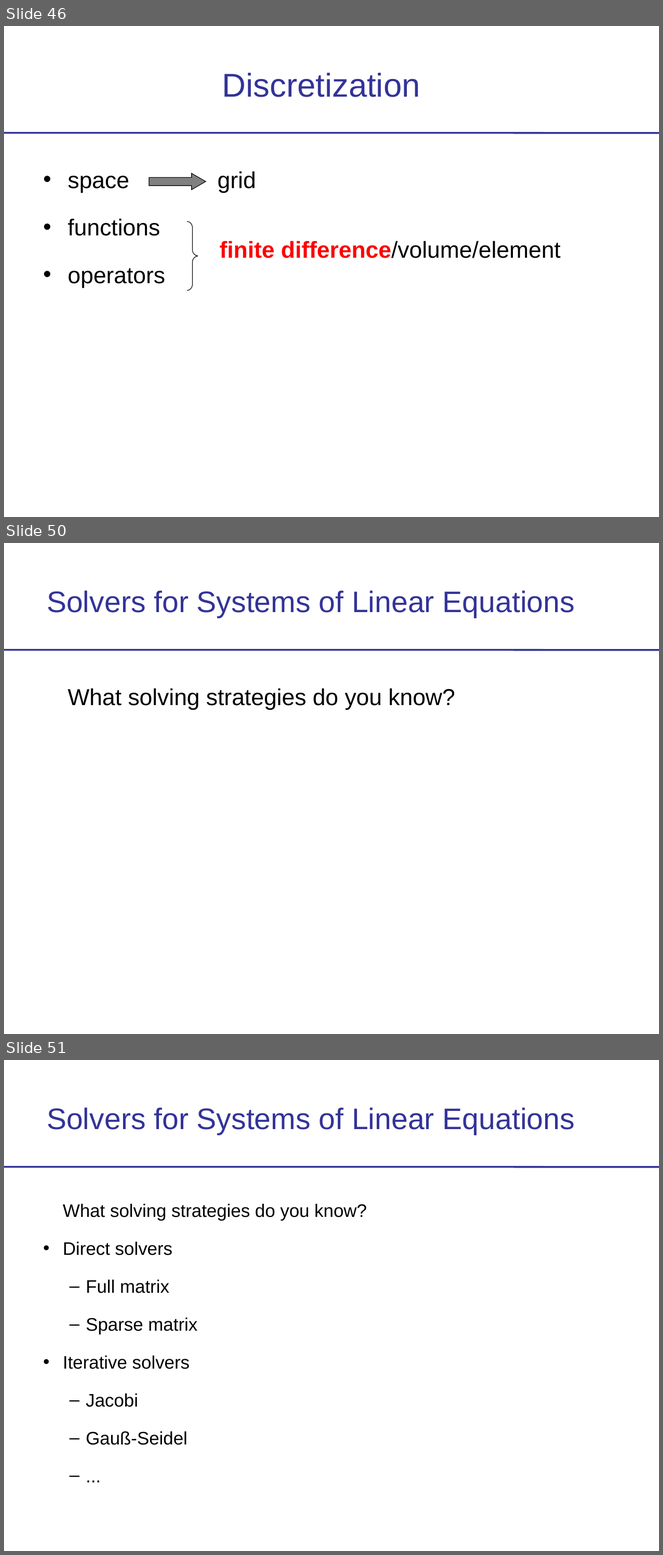
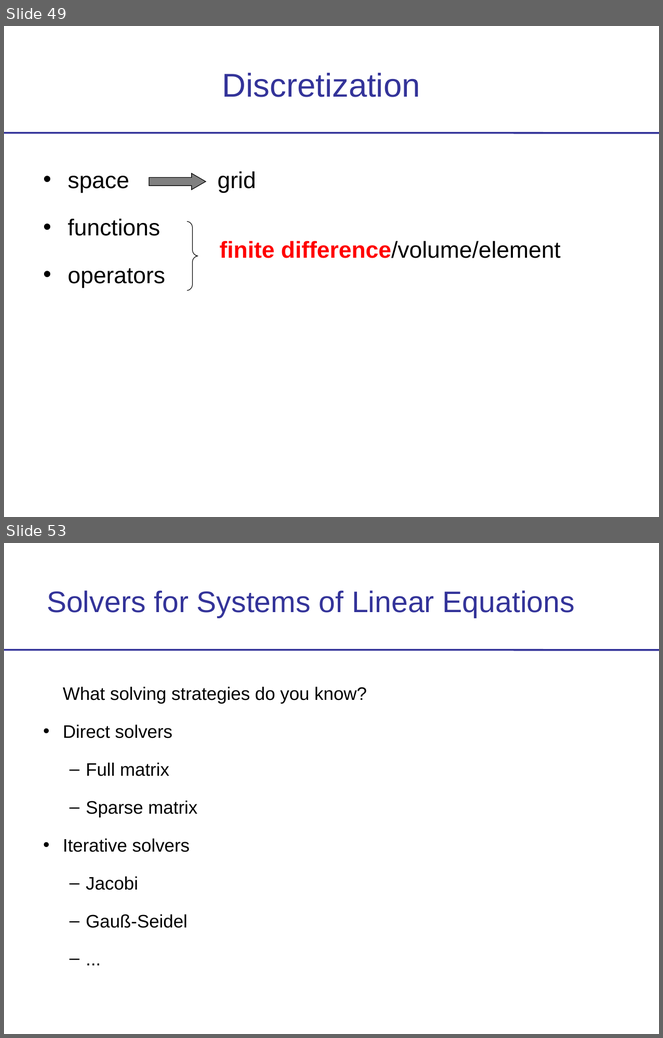
Before and after one commit to a-parida12/NumericalMethods, a slide deck: Slides/Theory.ppt. Shown one above the other, each under a label of ours: slides 46, 50 and 51 before the commit, slides 49 and 53 after it; the slides between them are not shown. The pictures are 663x1555 and 663x1038 pixels, drawn with LibreOffice and Linux fonts; fonts in the diff are those of the drawing. Boxes give left, top, right and bottom in pixels: in the first picture for what was removed or moved away, otherwise in the second. Text is boxed around its words. In the diff, an @@ line names an element or a change of style, - is before the commit and + after.

```diff
--- a/Slides/Theory.ppt
+++ b/Slides/Theory.ppt
@@ slide 50 removed at (x1=4, y1=543, x2=659, y2=1034), background #FFFFFF @@
@@ freeform shape removed at (x1=4, y1=543, x2=659, y2=1034) @@
@@ text removed at (x1=47, y1=590, x2=575, y2=618) @@
-Solvers for Systems of Linear Equations
@@ line removed from (4, 650) to (659, 650) @@
@@ text removed at (x1=68, y1=688, x2=455, y2=710) @@
-What solving strategies do you know?
@@ what was slide 46 is now slide 49 @@
@@ what was slide 51 is now slide 53 @@
```
Also in this commit, not shown: 28 slides changed, 5 slides added, 9 other slides removed, 1 other file.
